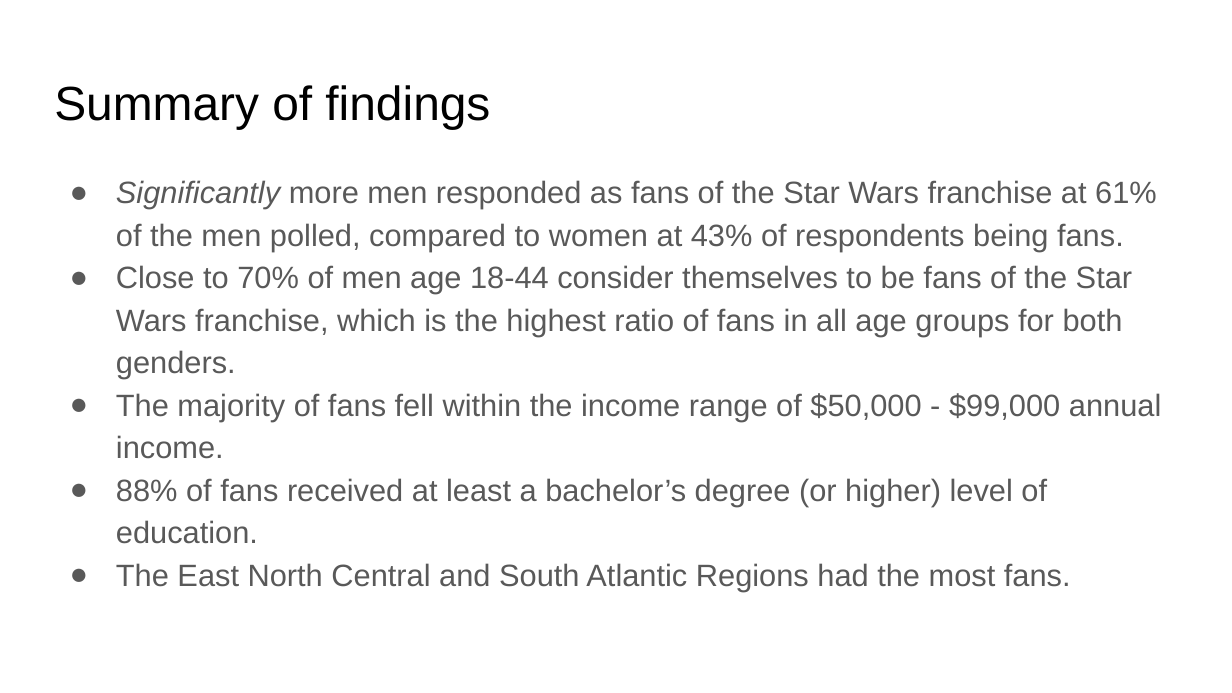
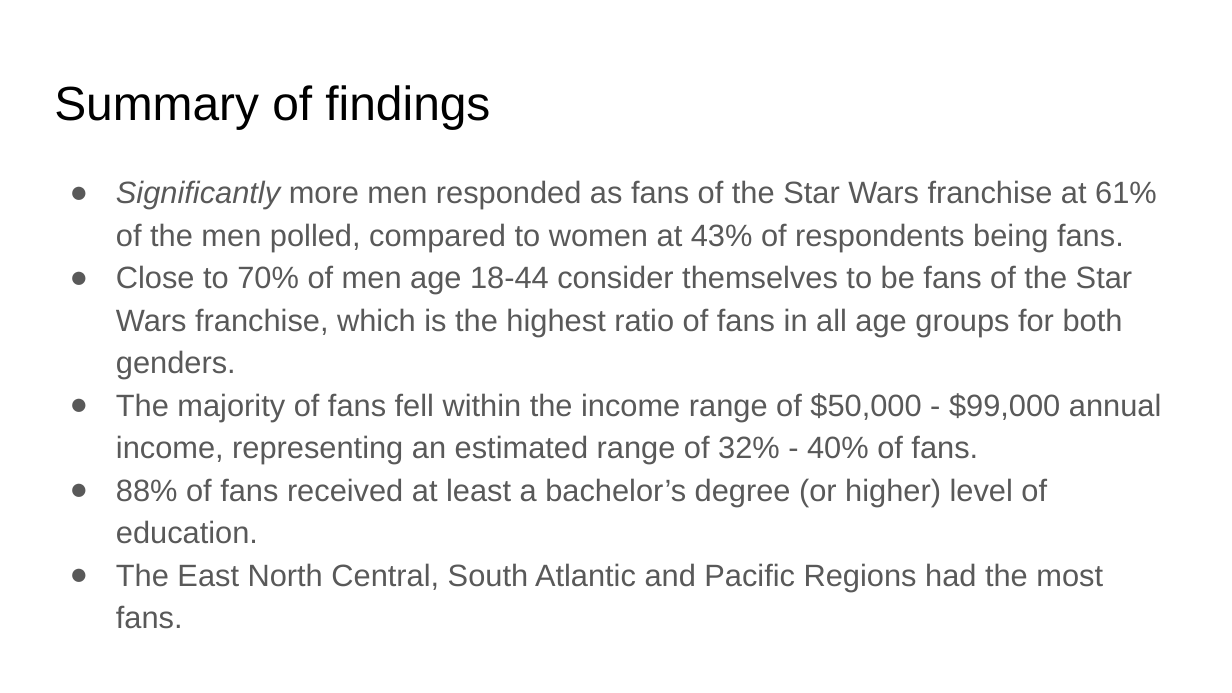
Before and after one commit to LawlessJ/Star_Wars_Survey, a slide deck: slide 14 of Presentation(multiple_formats)/Star_Wars_Survey.pptx (slide 12 before the commit). Drawn at 1232x693 pixels with LibreOffice and Linux fonts; fonts in the diff are those of the drawing. Boxes give left, top, right and bottom in pixels: in the first picture for what was removed or moved away, otherwise in the second. Text is boxed around its words. In the diff, an @@ line names an element or a change of style, - is before the commit and + after.

```diff
--- a/Presentation(multiple_formats)/Star_Wars_Survey.pptx
+++ b/Presentation(multiple_formats)/Star_Wars_Survey.pptx
@@ text at [116, 393, 1161, 464]: text changed @@
-● The majority of fans fell within the income range of $50,000 - $99,000 annual income.
+● The majority of fans fell within the income range of $50,000 - $99,000 annual income, representing an estimated range of 32% - 40% of fans.
@@ text at [116, 563, 1103, 629]: text changed @@
-● The East North Central and South Atlantic Regions had the most fans.
+● The East North Central, South Atlantic and Pacific Regions had the most fans.
```
Also in this commit, not shown: 2 other slides changed, 2 slides added, 21 other files.
